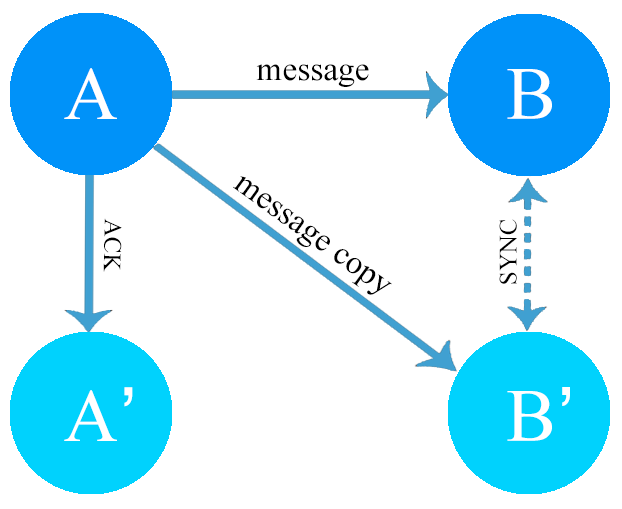
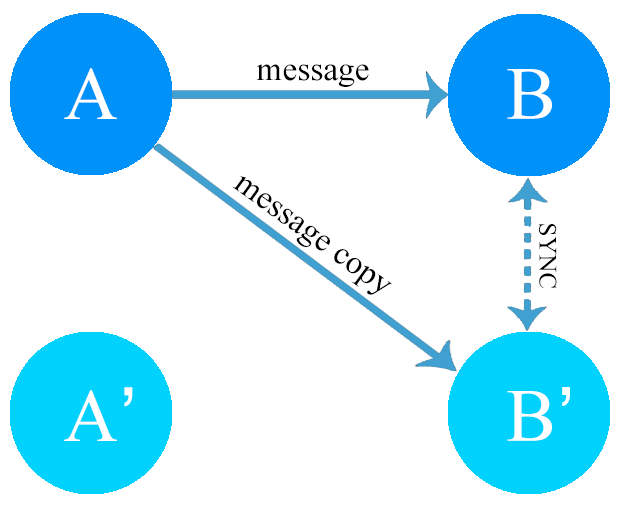
Revision of a layered (622, 509) image; what changed, layer by layer:
removed layer "ACK" over [103, 218, 122, 272]
painted on "SYNC" over [499, 219, 557, 289]
removed layer "图层 5 拷贝 2" over [64, 175, 113, 332]
